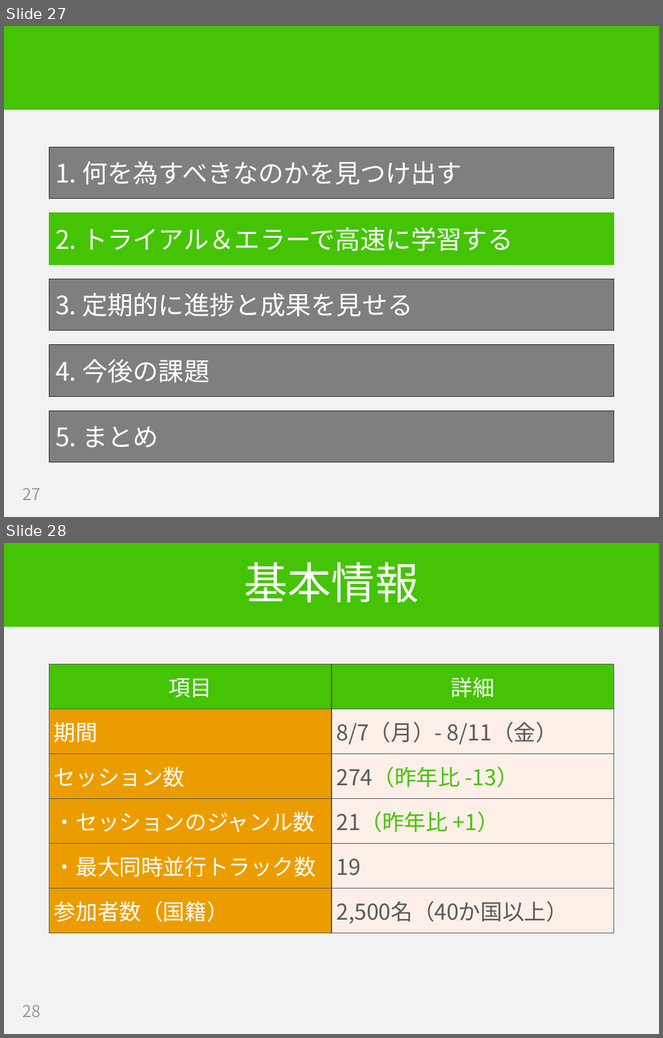
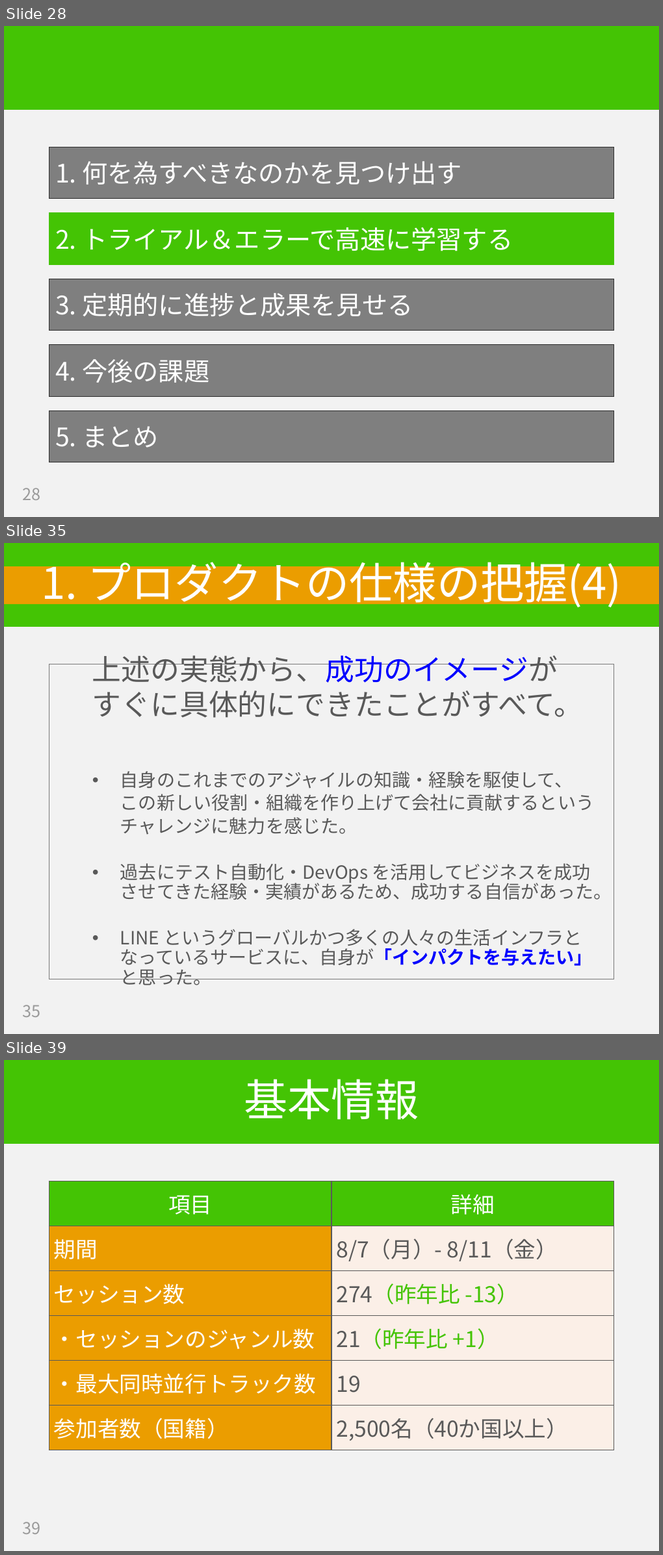
Before and after one commit to hageyahhoo/RSGT2018, a slide deck: SET_at_LINE_ja.pptx. Shown one above the other, each under a label of ours: slides 27 and 28 before the commit, slides 28, 35 and 39 after it; the slides between them are not shown. The pictures are 663x1038 and 663x1555 pixels, drawn with LibreOffice and Linux fonts; fonts in the diff are those of the drawing. Boxes give left, top, right and bottom in pixels: in the first picture for what was removed or moved away, otherwise in the second. Text is boxed around its words. In the diff, an @@ line names an element or a change of style, - is before the commit and + after.

Commit message:
２章の初めを作成

```diff
--- a/SET_at_LINE_ja.pptx
+++ b/SET_at_LINE_ja.pptx
@@ slide 35 added at bbox=[4, 543, 659, 1034], background #F2F2F2; not listed: 1 template element that a slide beside it also shows @@
@@ title added at bbox=[4, 566, 659, 604], fill #EB9D00, 48 pt, text #FFFFFF @@
+1. プロダクトの仕様の把握(4)
@@ text added at bbox=[50, 664, 614, 980], outline #797979 0.75 pt, 20 pt, text #595959 @@
+  上述の実態から、成功のイメージが
+  すぐに具体的にできたことがすべて。
+  • 自身のこれまでのアジャイルの知識・経験を駆使して、
+  この新しい役割・組織を作り上げて会社に貢献するという
+  チャレンジに魅力を感じた。
+  • 過去にテスト自動化・DevOps を活用してビジネスを成功させてきた経験・実績があるため、成功する自信があった。
+  • LINE というグローバルかつ多くの人々の生活インフラとなっているサービスに、自身が「インパクトを与えたい」と思った。
@@ page number added at bbox=[22, 1005, 40, 1017], 18 pt, text #9B9B9B @@
+35
@@ what was slide 27 is now slide 28 @@
@@ page number at bbox=[22, 488, 40, 500]: text changed @@
-27
+28
@@ what was slide 28 is now slide 39 @@
@@ page number at bbox=[22, 1522, 40, 1534]: text changed @@
-28
+39
```
Also in this commit, not shown: 7 slides changed, 10 other slides added, 1 slide removed.
